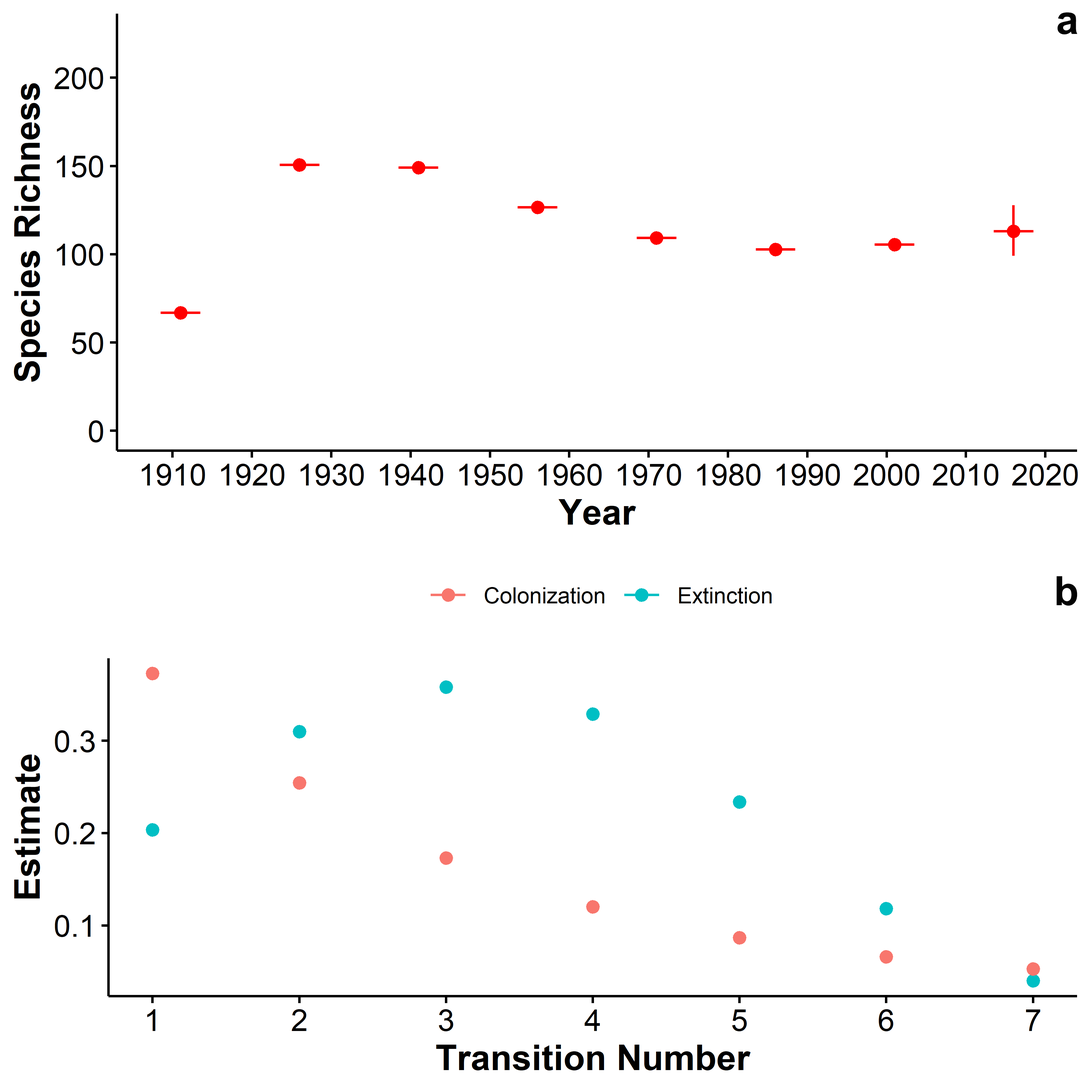
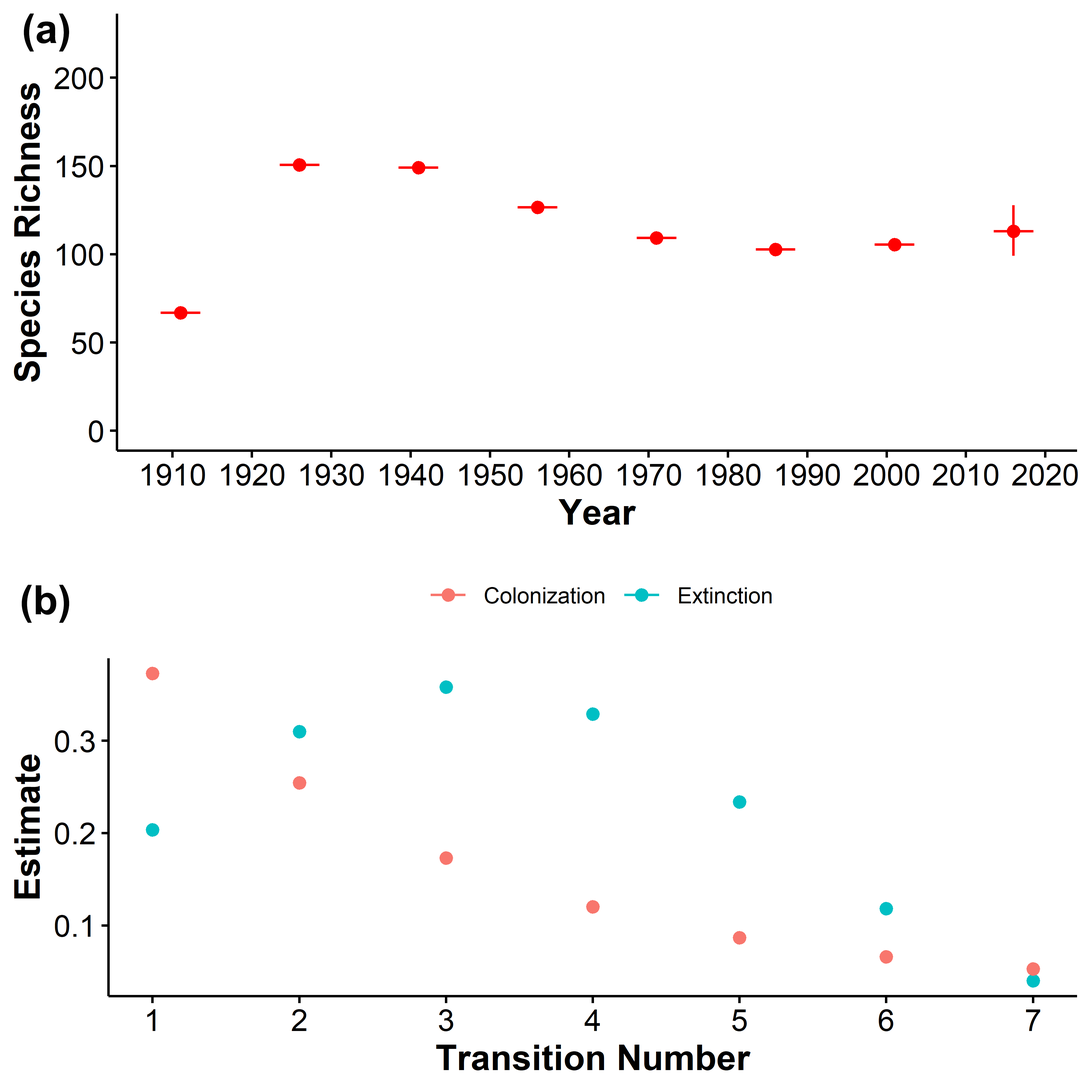
Two versions of the same layered image (1091x1091). Layer-by-layer changes:
renamed "b" to "(b)", painted on it over [21, 576, 1078, 624]
renamed "a" to "(a)", painted on it over [23, 12, 1078, 52]
